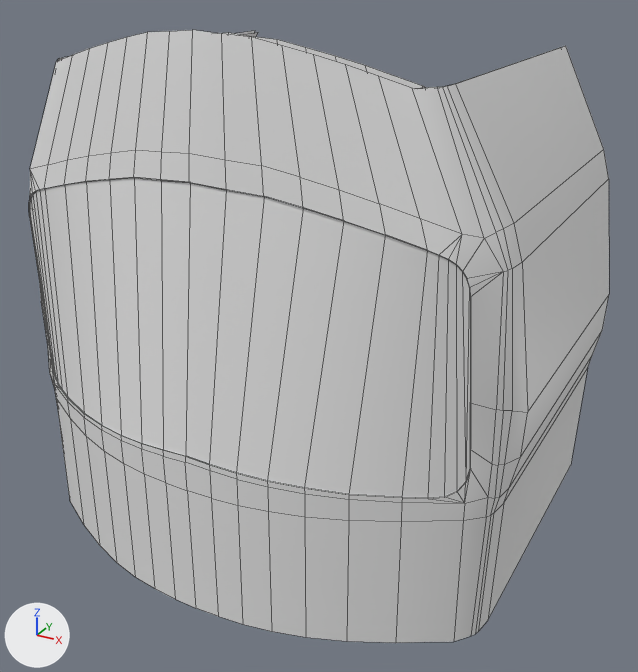
The FBX model ProjectHadal/Assets/_PROJECT/Models/Cockpit/cockpit.FBX as it was, and as the next commit left it.
Before and after are seen from a 50 mm camera at (3.43, -4.46, 3.58) aimed at (0.19, 1.44, 0.63). Lighting does not change. The marker at lower left points along +X, +Y and +Z. Mesh edges are drawn as thin lines. Materials are left out; every surface is plain grey. Where no turn or scale is listed for an object, it has been applied to the vertices.

Names of what the first picture shows: 'Cockpit_shell', 'Object234'.
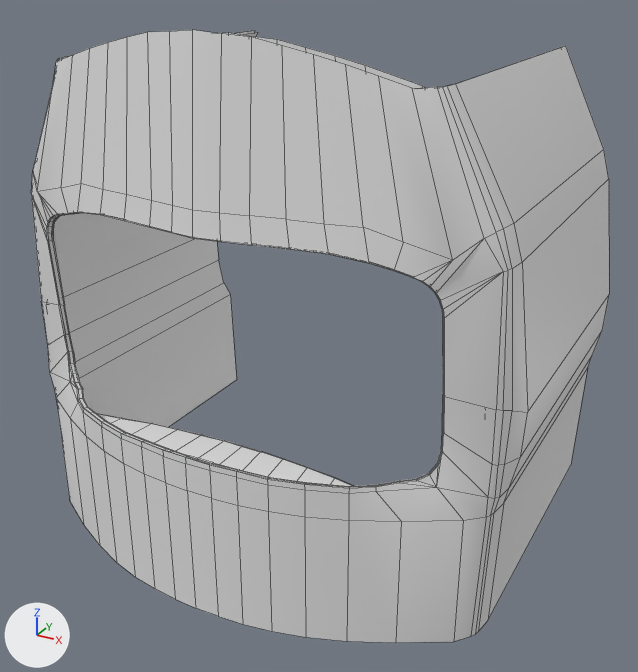
Pixel boxes (x1, y1, x2, y2) of what changed, in the pictures (638 x 672 px; the box of a moved part takes in the faces that stretch with it):
'Cockpit_shell', reshaped
    before: (29, 30, 609, 643)
    after: (31, 30, 609, 643)
'Object234', deleted
    before: (30, 178, 470, 498)
part 1 of me_mesh, moved or reshaped
    before: (29, 30, 503, 521)
    after: (31, 30, 503, 521)

What the commit changed:
me_mesh has 735 vertices, 692 faces and spans x -2.15..2.15, y -0.19..3.25, z -1.07..3.12.
me_mesh is used by ob_cockpit_shell; location (0.0, 0.0, 0.0).
me_mesh part 1: 412 of 735 vertices moved; they spanned x -1.88..1.88, y -0.19..0.7, z 0.12..2.49 and now span x -1.72..1.72, y -0.19..0.7, z 0.2..2.12; mean shift (0.0, 0.0, -0.11); largest move (0.0, 0.42, 2.31) -> (0.0, 0.42, 1.94).
Object 'Object234' (ob_object234) is deleted.
